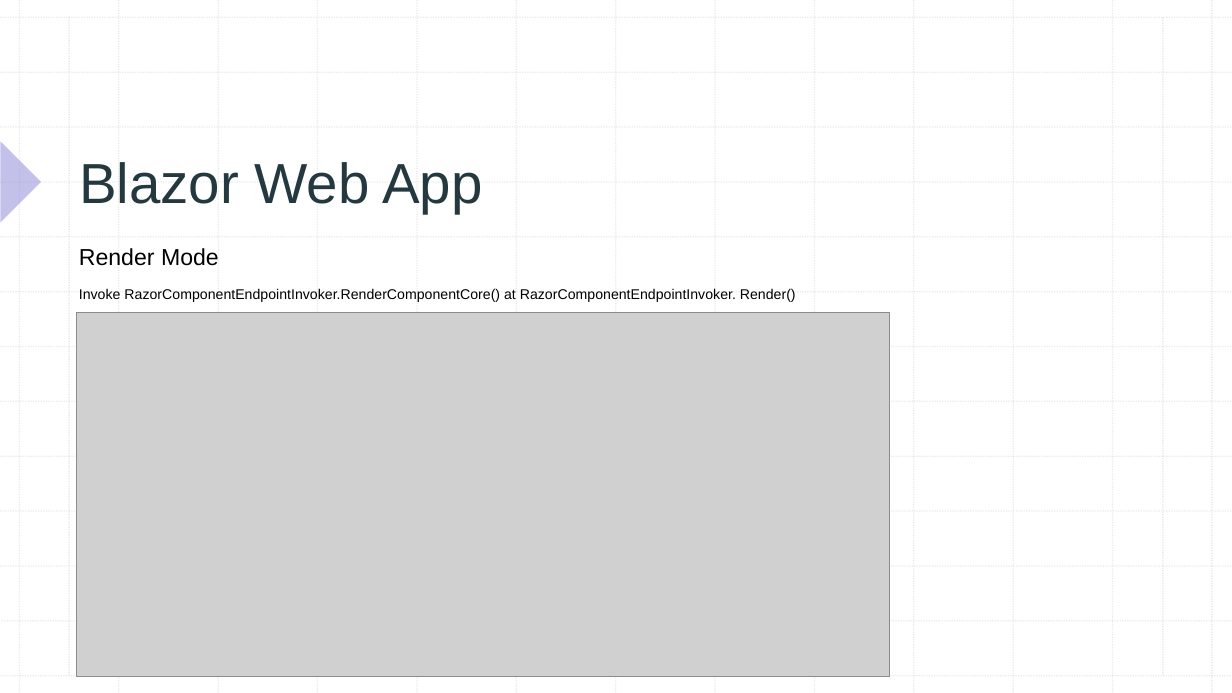
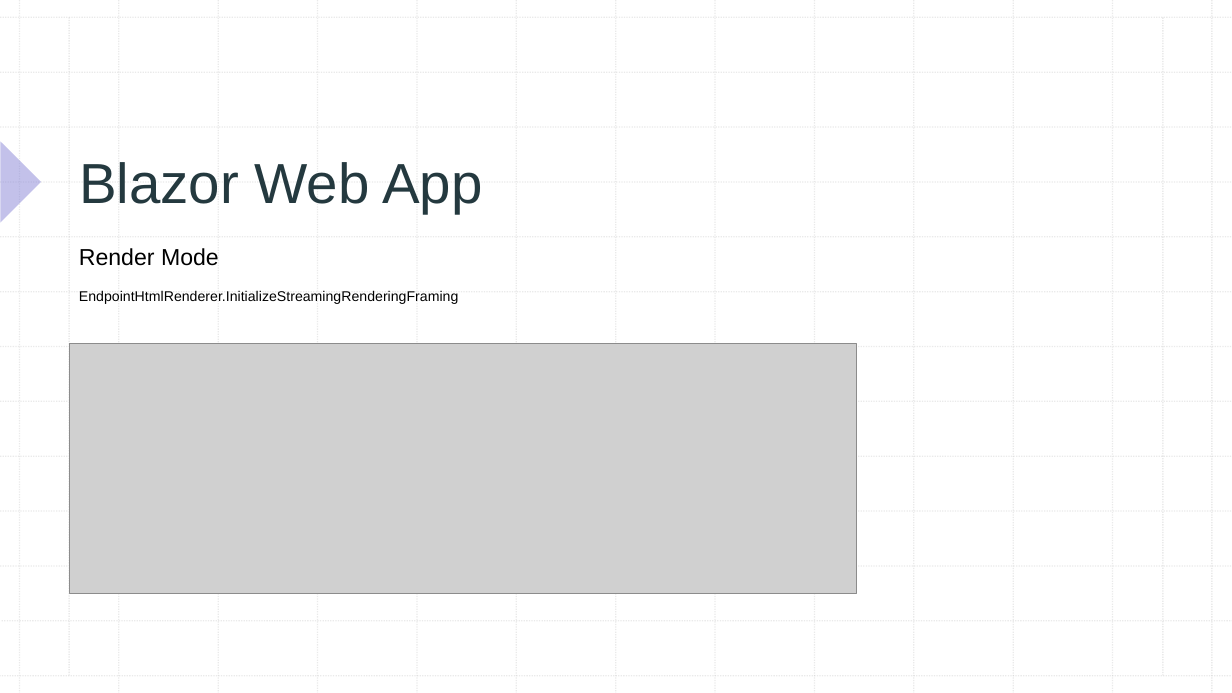
Before and after one commit to xccu/NetCore-Demo, a slide deck: slide 15 of Blazor in .net 8.pptx (slide 14 before the commit). Drawn at 1232x693 pixels with LibreOffice and Linux fonts; fonts in the diff are those of the drawing; grey boxes stand for pictures. Boxes give left, top, right and bottom in pixels: in the first picture for what was removed or moved away, otherwise in the second. Text is boxed around its words. In the diff, an @@ line names an element or a change of style, - is before the commit and + after.

Commit message:
modified ppt

```diff
--- a/Blazor in .net 8.pptx
+++ b/Blazor in .net 8.pptx
@@ text at (79,290,459,304): text changed @@
-Invoke RazorComponentEndpointInvoker.RenderComponentCore() at RazorComponentEndpointInvoker. Render()
+EndpointHtmlRenderer.InitializeStreamingRenderingFraming
@@ picture: place and size @@
-picture at (77,313,890,677)
+picture at (70,344,858,593)
```
Also in this commit, not shown: 1 other slide changed, 2 slides added.
